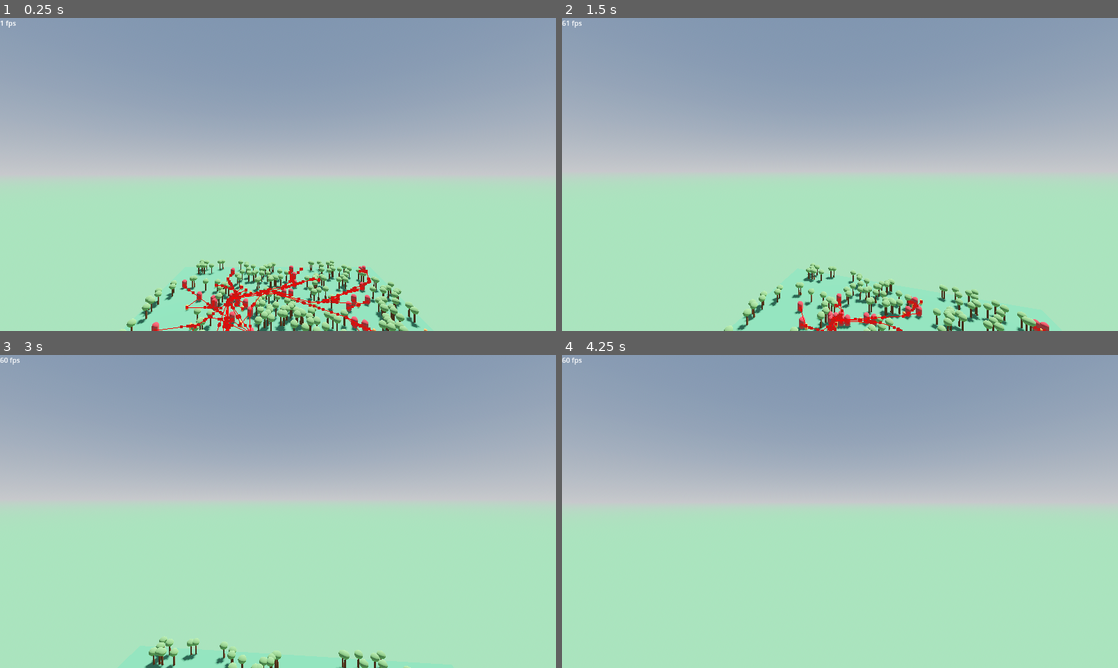
Above: before the commit, frames 1-4 (two rows, left to right).
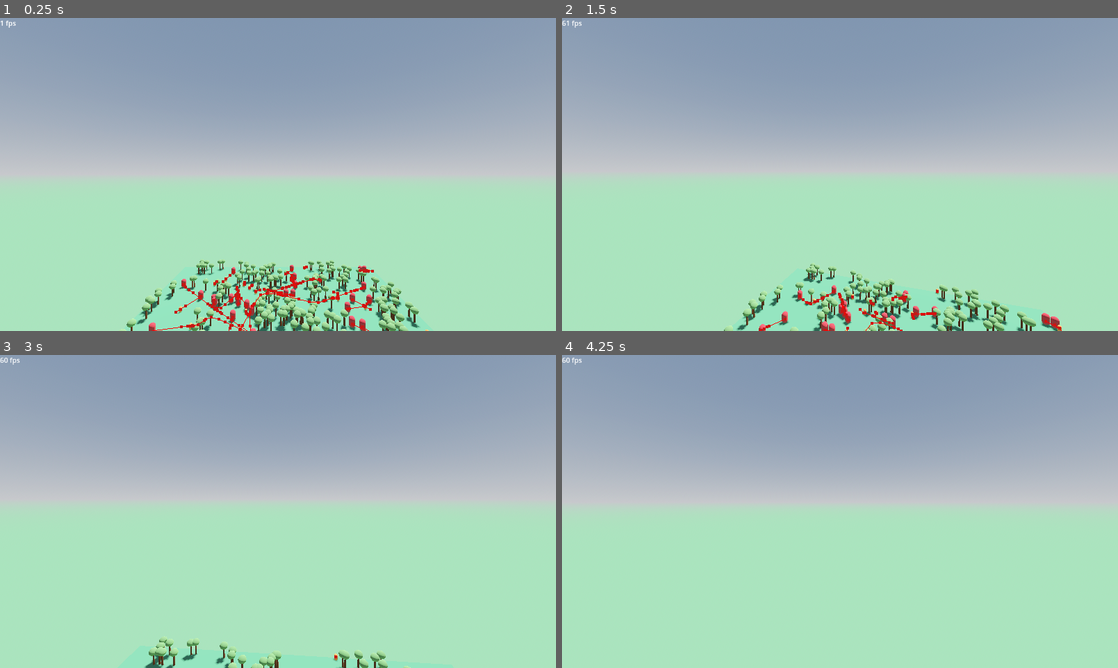
Above: after the commit, the same moments.

Repository: LyciaStenson/EcosystemSimulation
Game: Godot game, scene res://Scenes/Main.tscn
Two runs of this game, one before a commit and one after it. Both use one fixed random seed, a clock stepped at 60 frames per second and the inputs below.
Inputs (mouse positions are in pixels of both pictures, inside the frame that each line leads up to):
- Up to frame 1 (0.25 s): no input
- Up to frame 2 (1.5 s): move the mouse to (867, 174) at 0.52 s; hold W (MoveForward) from 0.53 s (still down); move the mouse to (812, 174) at 1.27 s
- Up to frame 3 (3 s): keep holding W (MoveForward); move the mouse to (289, 505) at 2.02 s; move the mouse to (272, 517) at 2.77 s
- Up to frame 4 (4.25 s): keep holding W (MoveForward); move the mouse to (878, 514) at 3.52 s

The runs differ from the first frame. In frame 1, 1.3% of the frame differs, in the area x 26-78%, y 78-100%; in frame 2, 1.4%, in the area x 35-90%, y 85-100%; in frame 3, less than 0.1%; in frame 4, nothing differs.

Commit message:
Prey now avoid Predators. Removed unnecessary scripts.

Diff:
--- a/Scenes/Main.tscn
+++ b/Scenes/Main.tscn
@@ -24,7 +24,7 @@
 tonemap_mode = 2
 glow_enabled = true
 
-[node name="Main" type="Node3D"]
+[node name="Main" type="Node3D" groups=["Predator"]]
 
 [node name="EcosystemManager" parent="." instance=ExtResource("1_rktck")]
 predator_num = 50
--- a/Scenes/Predator.tscn
+++ b/Scenes/Predator.tscn
@@ -1,6 +1,6 @@
 [gd_scene load_steps=7 format=3 uid="uid://ds7ywmd4f72ug"]
 
-[ext_resource type="Script" path="res://Scripts/Predator.gd" id="1_pjthh"]
+[ext_resource type="Script" path="res://Scripts/Agent.gd" id="1_uk28h"]
 [ext_resource type="Script" path="res://Scripts/PredatorBehavior.gd" id="2_d5lvf"]
 
 [sub_resource type="StandardMaterial3D" id="StandardMaterial3D_7iswk"]
@@ -17,8 +17,7 @@
 radius = 5.0
 
 [node name="Predator" type="CharacterBody3D"]
-script = ExtResource("1_pjthh")
-speed = 5.0
+script = ExtResource("1_uk28h")
 
 [node name="MeshInstance" type="MeshInstance3D" parent="."]
 transform = Transform3D(1, 0, 0, 0, 1, 0, 0, 0, 1, 0, 0.875, 0)
--- a/Scenes/Prey.tscn
+++ b/Scenes/Prey.tscn
@@ -1,6 +1,6 @@
 [gd_scene load_steps=7 format=3 uid="uid://bgikwvc66amod"]
 
-[ext_resource type="Script" path="res://Scripts/Prey.gd" id="1_wcvex"]
+[ext_resource type="Script" path="res://Scripts/Agent.gd" id="1_8mcej"]
 [ext_resource type="Script" path="res://Scripts/PreyBehavior.gd" id="2_qo2ry"]
 
 [sub_resource type="StandardMaterial3D" id="StandardMaterial3D_by572"]
@@ -19,7 +19,7 @@
 radius = 5.0
 
 [node name="Prey" type="CharacterBody3D"]
-script = ExtResource("1_wcvex")
+script = ExtResource("1_8mcej")
 
 [node name="MeshInstance" type="MeshInstance3D" parent="."]
 transform = Transform3D(1, 0, 0, 0, 1, 0, 0, 0, 1, 0, 0.5, 0)
--- a/Scripts/Actions/Action.gd
+++ /dev/null
@@ -1,4 +0,0 @@
-extends Node
-class_name Action
-
-var cost : float
--- a/Scripts/Actions/Reproduce.gd
+++ /dev/null
@@ -1 +0,0 @@
-extends Action
--- a/Scripts/Behavior.gd
+++ b/Scripts/Behavior.gd
@@ -2,3 +2,5 @@
 class_name Behavior
 
 var target_position : Vector3
+
+@onready var agent : Agent = get_parent()
--- a/Scripts/Goals/Goal.gd
+++ /dev/null
@@ -1,8 +0,0 @@
-extends Node
-class_name Goal
-
-func _ready():
-	pass
-
-func _process(_delta):
-	pass
--- a/Scripts/Goals/Rest.gd
+++ /dev/null
@@ -1,7 +0,0 @@
-extends Goal
-
-func is_valid() -> bool:
-	return true
-
-func get_priority() -> int:
-	return 1
--- a/Scripts/Goals/SatisfyHunger.gd
+++ /dev/null
@@ -1 +0,0 @@
-extends Goal
--- a/Scripts/Predator.gd
+++ /dev/null
@@ -1,2 +0,0 @@
-extends Agent
-class_name Predator
--- a/Scripts/PredatorBehavior.gd
+++ b/Scripts/PredatorBehavior.gd
@@ -2,12 +2,15 @@
 
 var targets : Array[Node3D]
 
-func _process(delta):
+func _ready():
+	get_parent().add_to_group("Predator")
+
+func _process(_delta):
 	if !targets.is_empty():
 		target_position = targets[0].global_position
 
 func visibility_entered(body : Node3D):
-	if body is Prey:
+	if body.is_in_group("Prey"):
 		targets.append(body)
 
 func visibility_exited(body : Node3D):
--- a/Scripts/Prey.gd
+++ /dev/null
@@ -1,4 +0,0 @@
-extends Agent
-class_name Prey
-
-enum Action { WANDER, FIND_FOOD, FLEE }
--- a/Scripts/PreyBehavior.gd
+++ b/Scripts/PreyBehavior.gd
@@ -1,10 +1,19 @@
 extends Behavior
 
+var predators : Array[Node3D]
+
 func _ready():
-	target_position = Vector3(-10.0, 0.0, -10.0)
+	get_parent().add_to_group("Prey")
+
+func _process(_delta):
+	if !predators.is_empty():
+		var predator_dir : Vector3 = (agent.global_position - predators[0].global_position).normalized()
+		target_position = agent.global_position + predator_dir
 
 func visibility_entered(body : Node3D):
-	pass
+	if body.is_in_group("Predator"):
+		predators.append(body)
 
 func visibility_exited(body : Node3D):
-	pass
+	if predators.has(body):
+		predators.erase(body)
